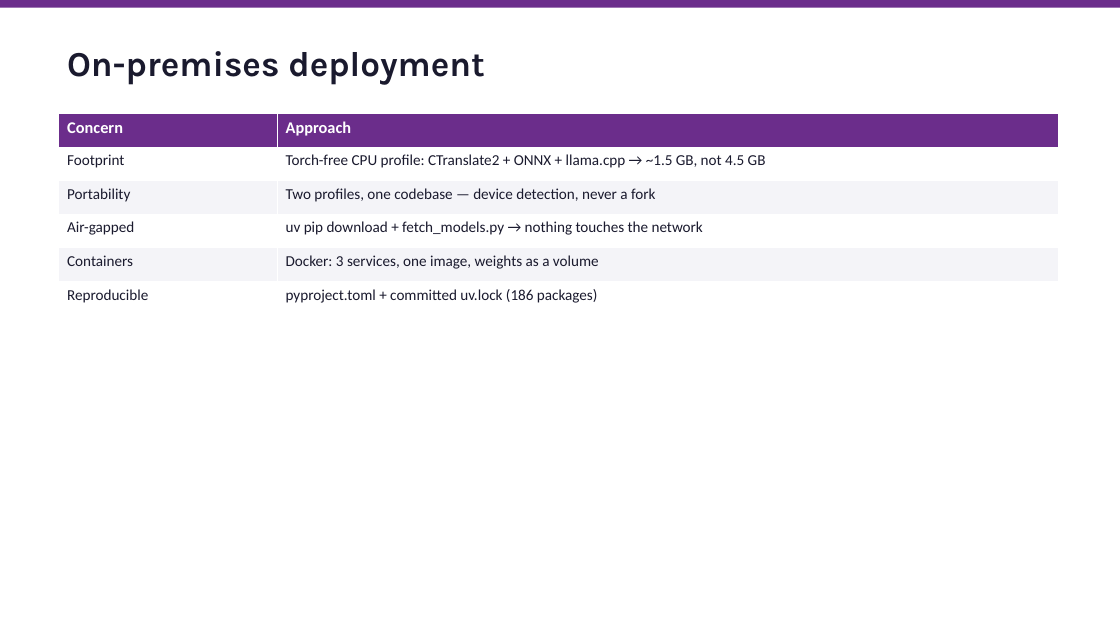
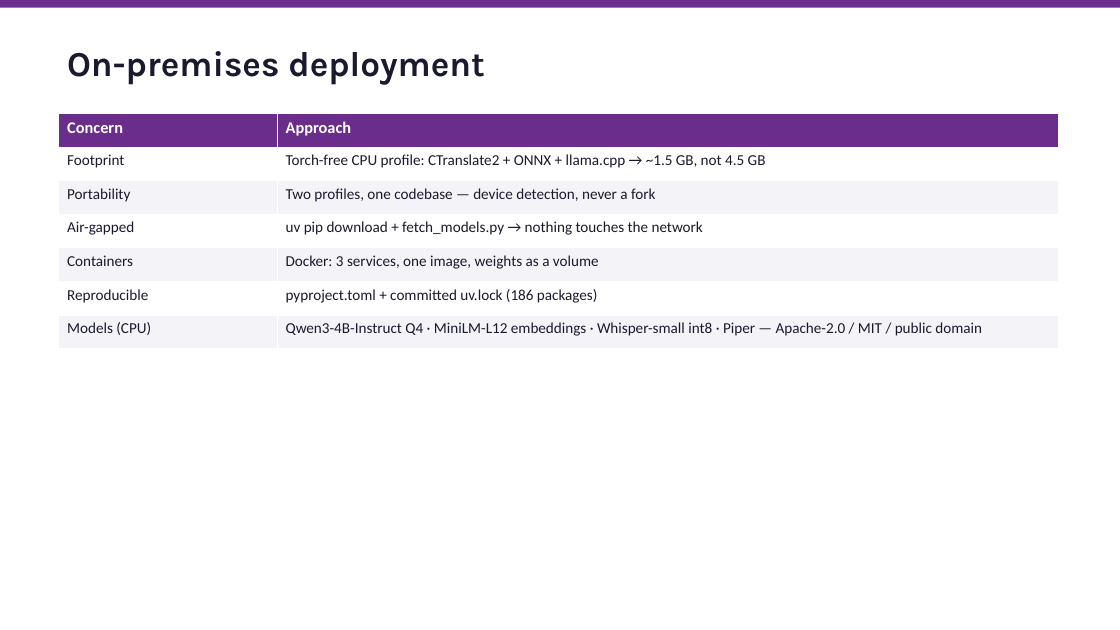
Before and after one commit to radwanism/Intelligent-Assistant, a slide deck: slide 18 of docs/TelecomEgypt_Assistant.pptx. Drawn at 1120x630 pixels with LibreOffice and Linux fonts; fonts in the diff are those of the drawing. Boxes give left, top, right and bottom in pixels: in the first picture for what was removed or moved away, otherwise in the second. Text is boxed around its words. In the diff, an @@ line names an element or a change of style, - is before the commit and + after.

```diff
--- a/docs/TelecomEgypt_Assistant.pptx
+++ b/docs/TelecomEgypt_Assistant.pptx
@@ table at (59,113,1059,349) @@
+row 7: Models (CPU) | Qwen3-4B-Instruct Q4 · MiniLM-L12 embeddings · Whisper-small int8 · Piper — Apache-2.0 / MIT / public domain
```
Also in this commit, not shown: 9 other slides changed, 52 other files.
